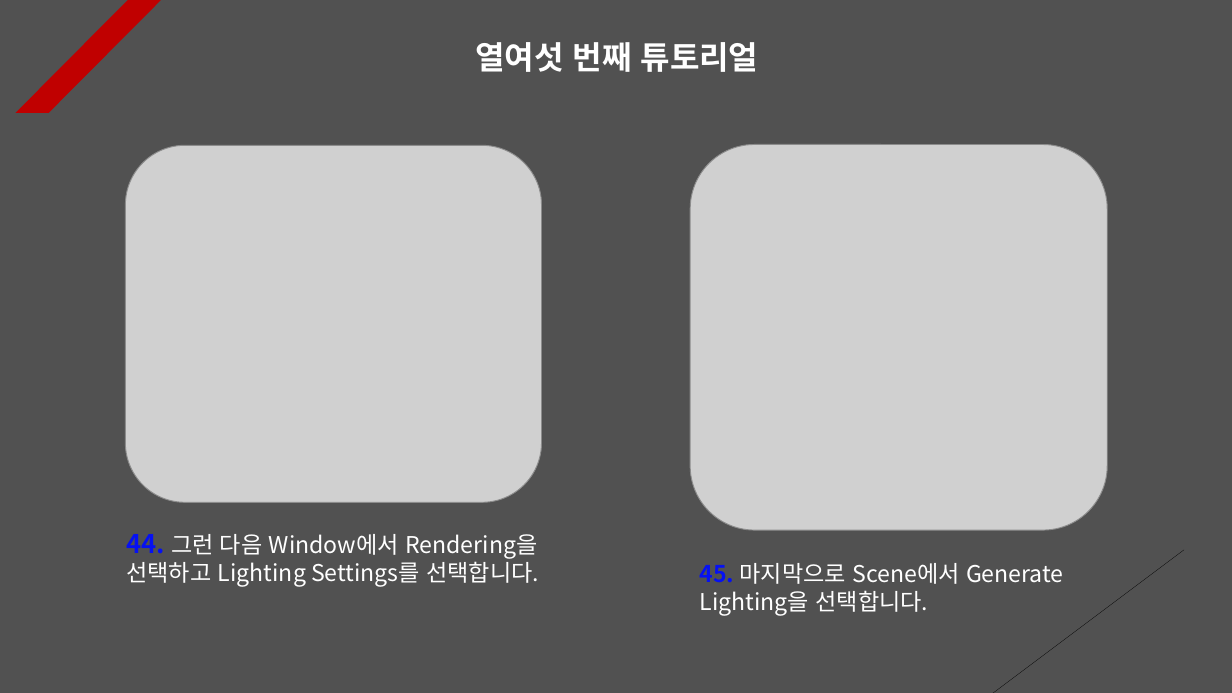
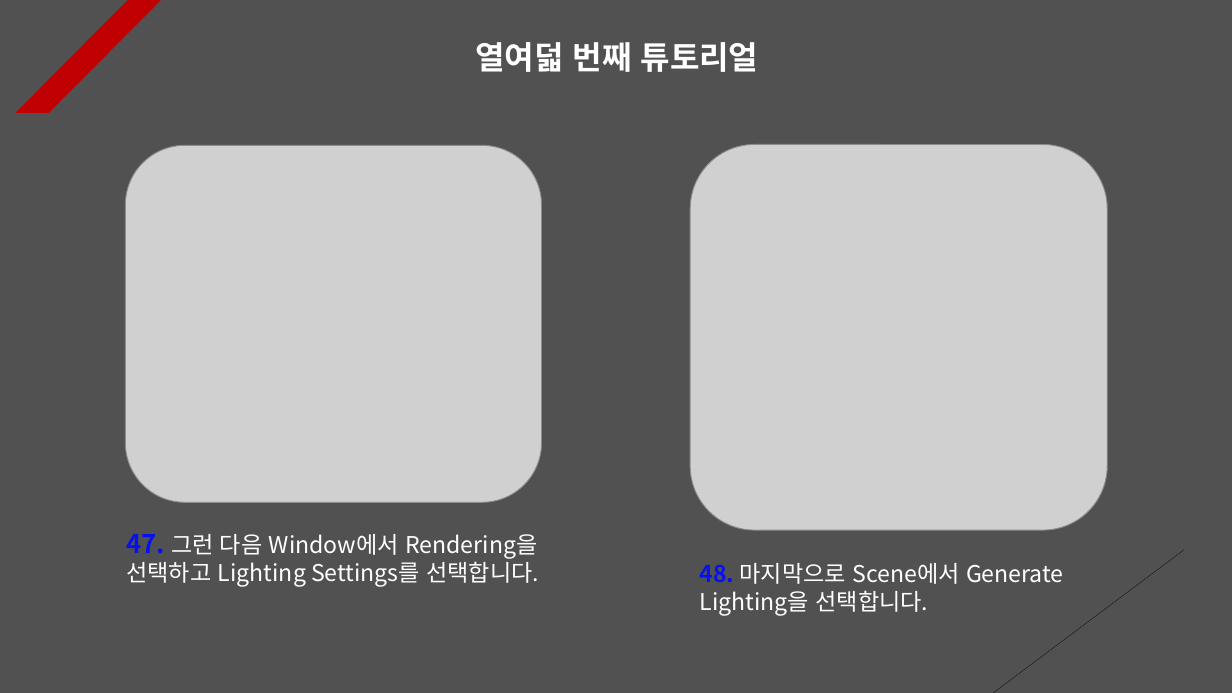
Before and after one commit to Unity2033/3D-UnityEngine, a slide deck: slide 18 of Assets/Class/Light/PPT Data/Light Example.pptx (slide 16 before the commit). Drawn at 1232x693 pixels with LibreOffice and Linux fonts; fonts in the diff are those of the drawing; grey boxes stand for pictures. Boxes give left, top, right and bottom in pixels: in the first picture for what was removed or moved away, otherwise in the second. Text is boxed around its words. In the diff, an @@ line names an element or a change of style, - is before the commit and + after.

```diff
--- a/Assets/Class/Light/PPT Data/Light Example.pptx
+++ b/Assets/Class/Light/PPT Data/Light Example.pptx
@@ text at (475,42,759,72): text changed @@
-열여섯 번째 튜토리얼
+열여덟 번째 튜토리얼
@@ text at (126,534,539,587): text changed @@
-44. 그런 다음 Window에서 Rendering을 선택하고 Lighting Settings를 선택합니다.
+47. 그런 다음 Window에서 Rendering을 선택하고 Lighting Settings를 선택합니다.
@@ text at (700,563,1064,616): text changed @@
-45. 마지막으로 Scene에서 Generate Lighting을 선택합니다.
+48. 마지막으로 Scene에서 Generate Lighting을 선택합니다.
```
Also in this commit, not shown: 2 slides added, 27 other files.
